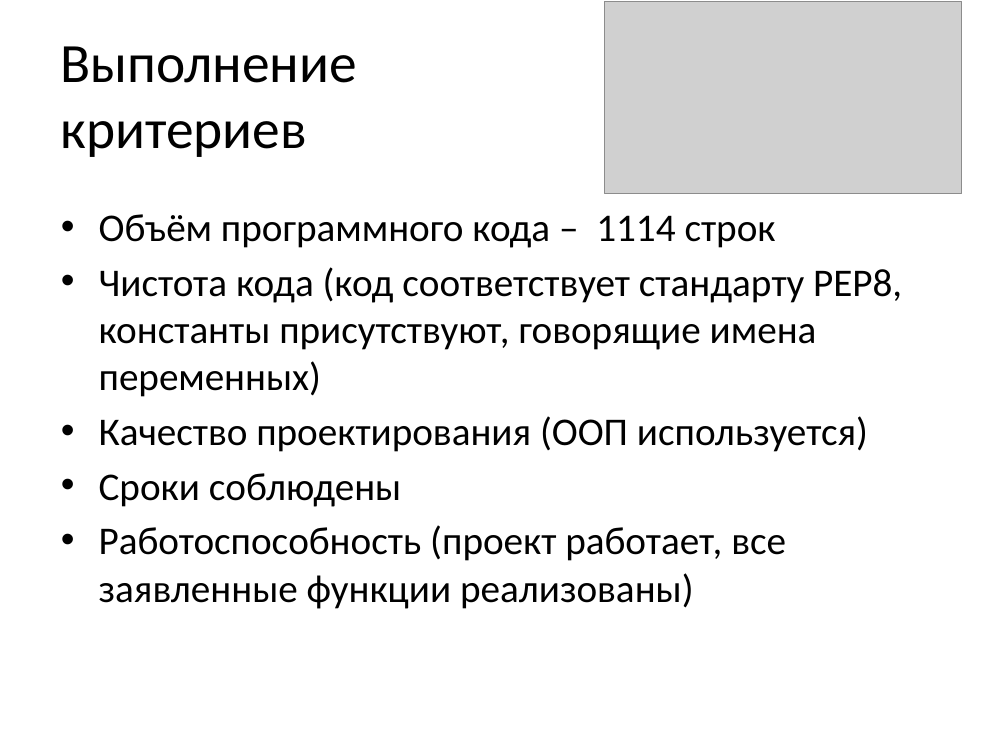
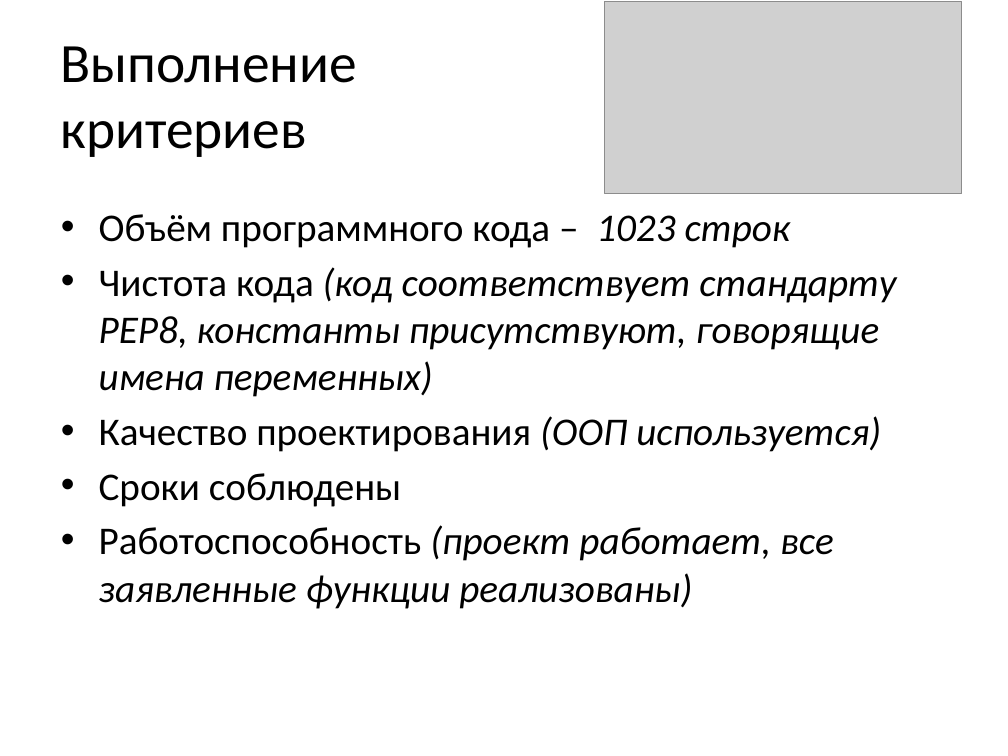
Before and after one commit to novd7/yandex_project2_tetris, a slide deck: slide 8 of defence_of_project/presentation.pptx. Drawn at 1008x756 pixels with LibreOffice and Linux fonts; fonts in the diff are those of the drawing; grey boxes stand for pictures. Boxes give left, top, right and bottom in pixels: in the first picture for what was removed or moved away, otherwise in the second. Text is boxed around its words. In the diff, an @@ line names an element or a change of style, - is before the commit and + after.

```diff
--- a/defence_of_project/presentation.pptx
+++ b/defence_of_project/presentation.pptx
@@ text at (99,214,791,248): text changed @@
-• Объём программного кода – 1114 строк
+• Объём программного кода – 1023 строк
@@ text at (99,267,896,609): italic on in "(код соответствует стандарту PEP8, константы присутствуют, г ...", "(ООП используется)", "(проект работает, все заявленные функции реализованы)" @@
```
Also in this commit, not shown: 6 other slides changed.
